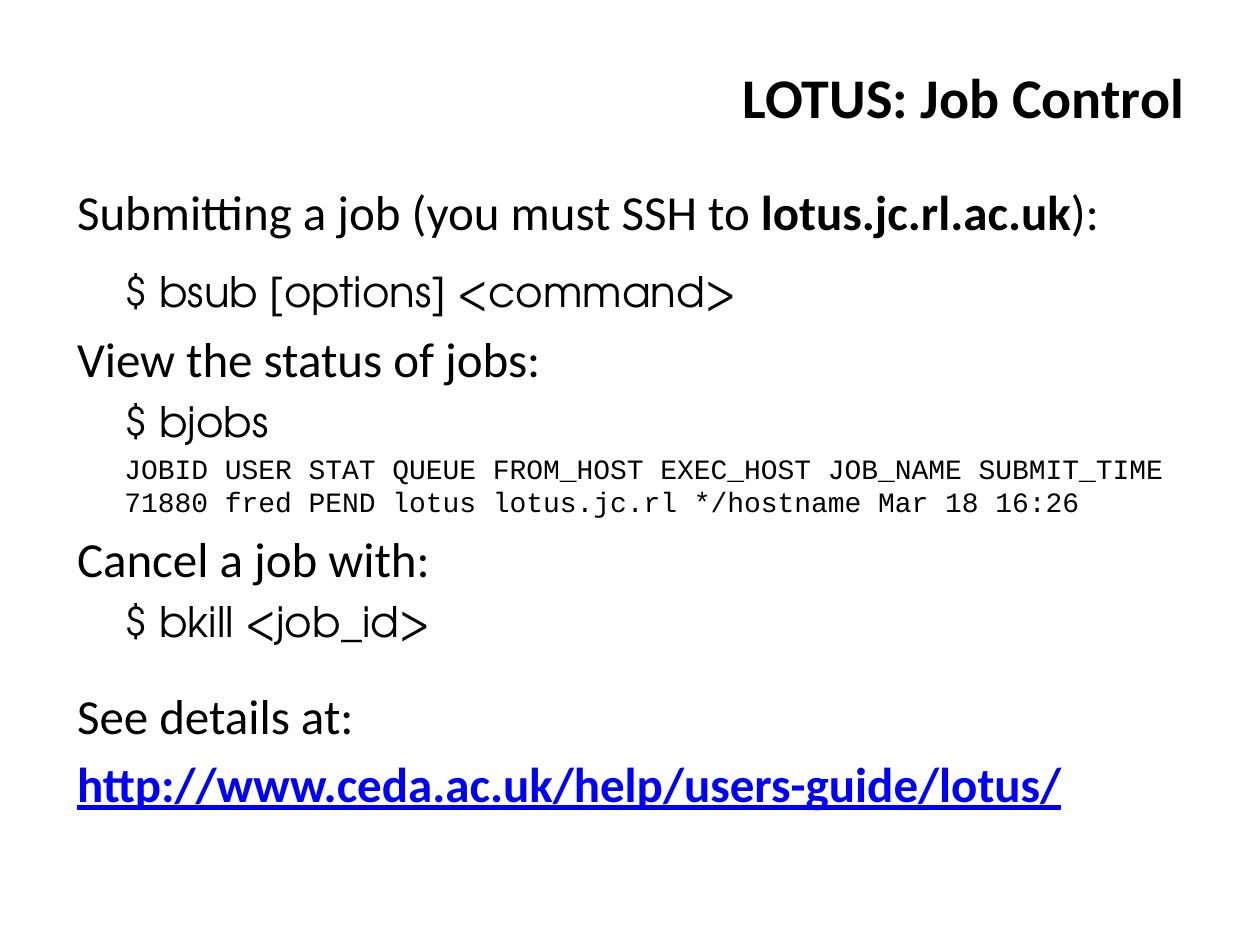
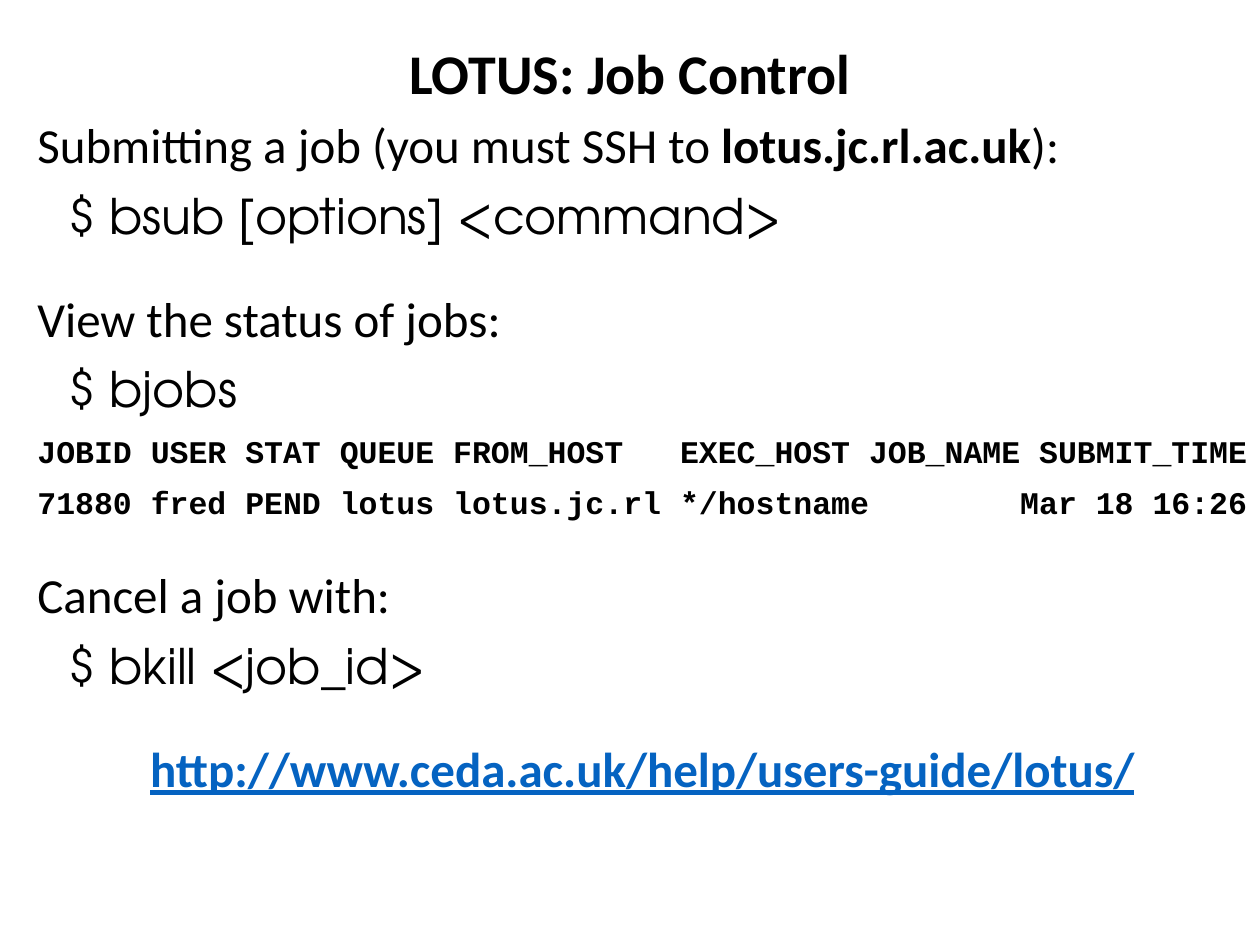
Before and after one commit to ncasuk/ncas-isc, a slide deck: slide 16 of overview_presentations/Parallel_Processing_Large_Data.pptx. Drawn at 1260x945 pixels with LibreOffice and Linux fonts; fonts in the diff are those of the drawing; background and template pictures are left out. Boxes give left, top, right and bottom in pixels: in the first picture for what was removed or moved away, otherwise in the second. Text is boxed around its words. In the diff, an @@ line names an element or a change of style, - is before the commit and + after.

```diff
--- a/overview_presentations/Parallel_Processing_Large_Data.pptx
+++ b/overview_presentations/Parallel_Processing_Large_Data.pptx
@@ title "LOTUS: Job Control" at box(409, 54, 851, 95): alignment right to centre; line spacing 1 to 0.9 @@
@@ text "Submitting a job (you must ...": place and size @@
-text "Submitting a job (you must ..." at box(77, 194, 1163, 811)
+text "Submitting a job (you must ..." at box(37, 127, 1247, 796)
@@ text at box(37, 127, 1134, 796): size 24 to 28 pt in "$ bsub [options] <command>", "$ bjobs", "$ bkill <job_id>"; text colour #0000FF to #0563C1 in "http://www.ceda.ac.uk/help/users-guide/lotus/"; indent changed; line spacing 1 to 0.9; more space between paragraphs; alignment left to centre @@
@@ text at box(37, 442, 1247, 521): text changed; size 16 to 18 pt; bold on @@
-JOBID USER STAT QUEUE FROM_HOST EXEC_HOST JOB_NAME SUBMIT_TIME
-71880 fred PEND lotus lotus.jc.rl */hostname Mar 18 16:26
+JOBID USER STAT QUEUE FROM_HOST EXEC_HOST JOB_NAME SUBMIT_TIME
+71880 fred PEND lotus lotus.jc.rl */hostname Mar 18 16:26
@@ text at box(77, 700, 353, 735): paragraph removed @@
-See details at:
```
Also in this commit, not shown: 26 other slides changed, 1 slide added, 2 other files.
